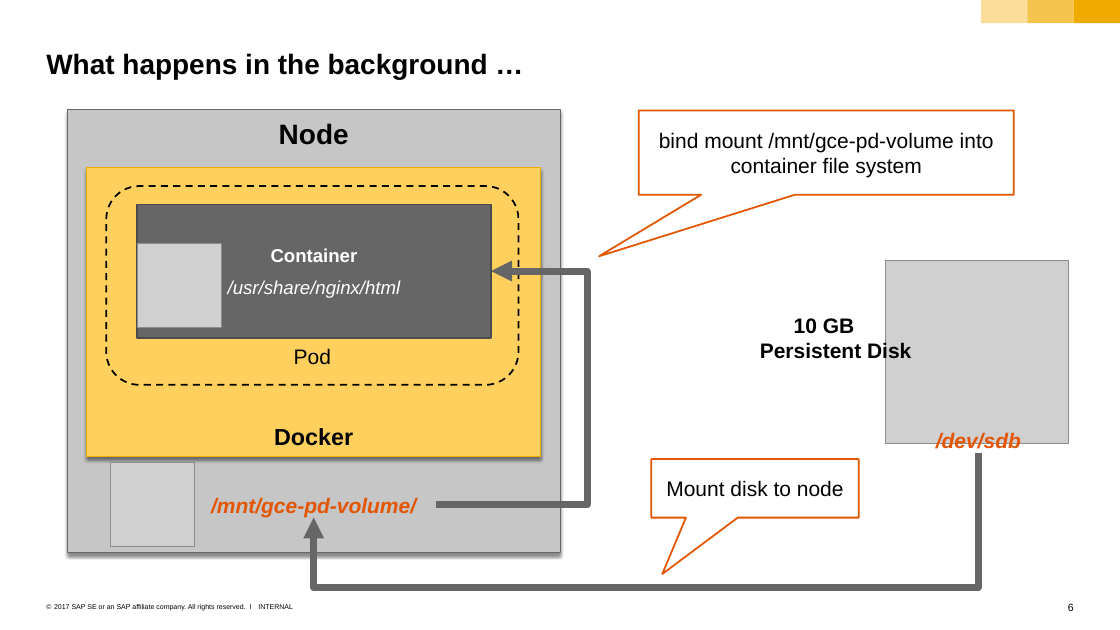
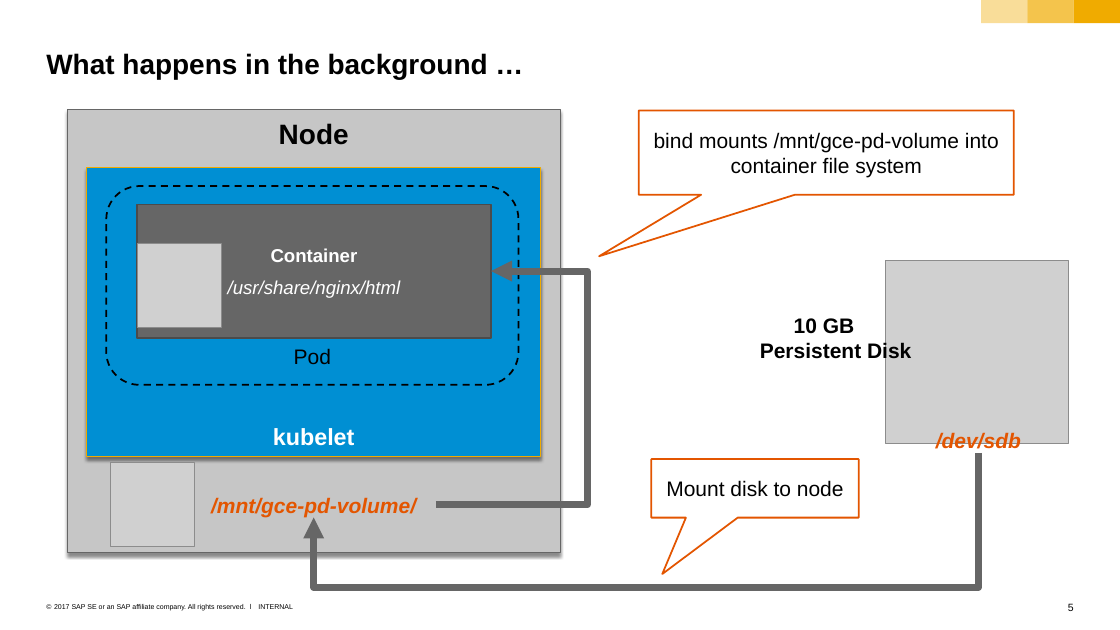
Before and after one commit to sriramrokkam/k8s-training, a slide deck: slide 5 of kubernetes/05_persistence.pptx (slide 6 before the commit). Drawn at 1120x630 pixels with LibreOffice and Linux fonts; fonts in the diff are those of the drawing; grey boxes stand for pictures. Boxes give left, top, right and bottom in pixels: in the first picture for what was removed or moved away, otherwise in the second. Text is boxed around its words. In the diff, an @@ line names an element or a change of style, - is before the commit and + after.

```diff
--- a/kubernetes/05_persistence.pptx
+++ b/kubernetes/05_persistence.pptx
@@ text in speech box at (x1=654, y1=132, x2=999, y2=178): text changed @@
-bind mount /mnt/gce-pd-volume into container file system
+bind mounts /mnt/gce-pd-volume into container file system
@@ rectangle "kubelet" at (x1=86, y1=167, x2=541, y2=456): fill #FFD05D to #008FD3 @@
@@ text in rectangle at (x1=273, y1=428, x2=355, y2=446): text changed; text colour #000000 to #FFFFFF @@
-Docker
+kubelet
@@ page number at (x1=1068, y1=603, x2=1074, y2=611): text changed @@
-6
+5
```
Also in this commit, not shown: 6 other slides changed, 3 slides added, 3 slides removed, 8 other files.
